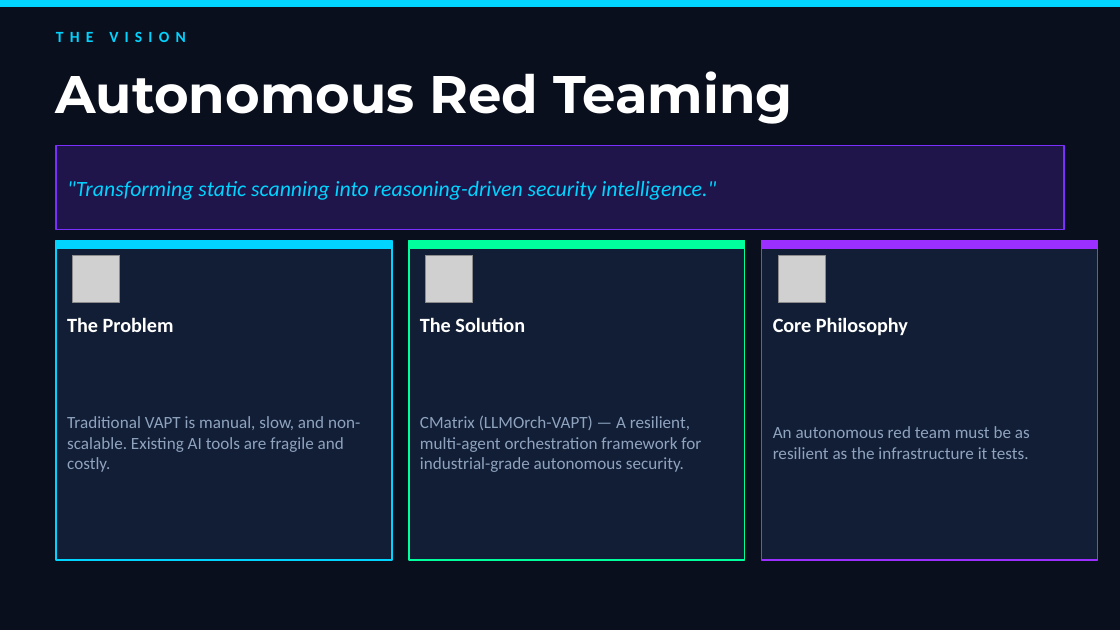
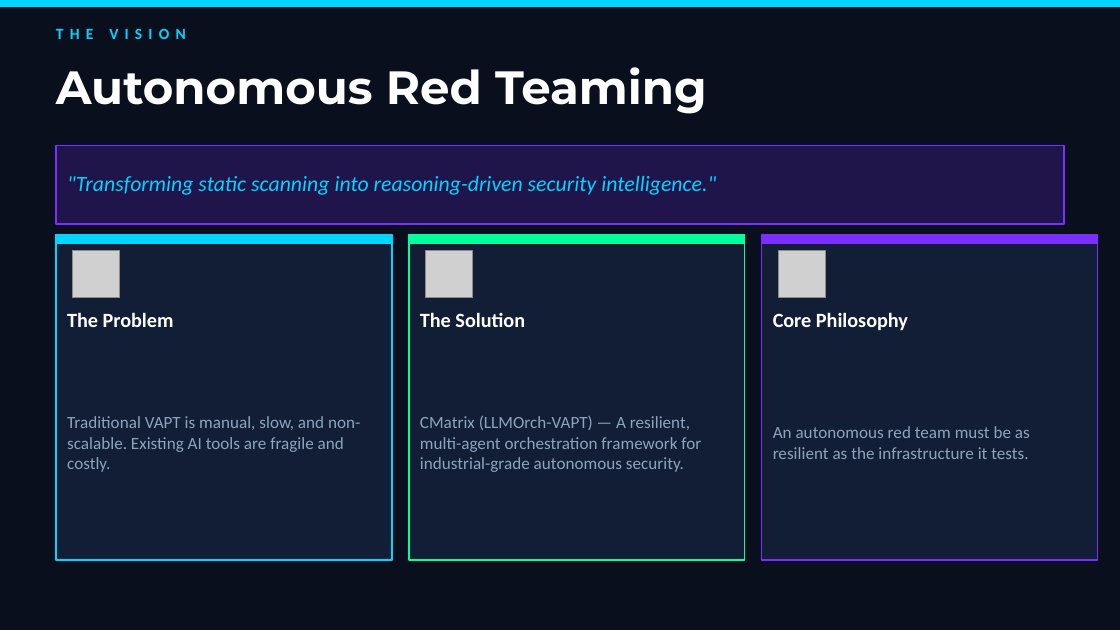
Before and after one commit to nishan-paul-hello/cmatrix-agentic-red-team, a slide deck: slide 2 of docs/presentation.pptx. Drawn at 1120x630 pixels with LibreOffice and Linux fonts; fonts in the diff are those of the drawing; grey boxes stand for pictures. Boxes give left, top, right and bottom in pixels: in the first picture for what was removed or moved away, otherwise in the second. Text is boxed around its words. In the diff, an @@ line names an element or a change of style, - is before the commit and + after.

```diff
--- a/docs/presentation.pptx
+++ b/docs/presentation.pptx
@@ text "Autonomous Red Teaming" at (x1=56, y1=67, x2=707, y2=114): size 34 to 30 pt @@
@@ rectangle resized from (x1=56, y1=146, x2=1064, y2=230) to (x1=56, y1=146, x2=1064, y2=224) @@
@@ text ""Transforming static scanning into reasoning-driven ..." moved from (x1=67, y1=181, x2=716, y2=200) to (x1=67, y1=176, x2=716, y2=195) @@
@@ rectangle resized from (x1=56, y1=241, x2=392, y2=560) to (x1=56, y1=235, x2=392, y2=560) @@
@@ rectangle resized from (x1=409, y1=241, x2=745, y2=560) to (x1=409, y1=235, x2=745, y2=560) @@
@@ 3 pictures, 3 texts, 3 rectangles moved together from (x1=56, y1=241, x2=1098, y2=336) to (x1=56, y1=235, x2=1098, y2=331) @@
@@ rectangle resized from (x1=762, y1=241, x2=1098, y2=560) to (x1=762, y1=235, x2=1098, y2=560) @@
@@ rectangle at (x1=762, y1=235, x2=1098, y2=560): outline #9B2FFF 1 pt to #7B2FFF 1 pt @@
@@ rectangle at (x1=762, y1=235, x2=1098, y2=243): fill #9B2FFF to #7B2FFF; outline #9B2FFF 1 pt to #7B2FFF 1 pt @@
```
Also in this commit, not shown: 3 other slides changed, 5 slides added, 6 slides removed.
